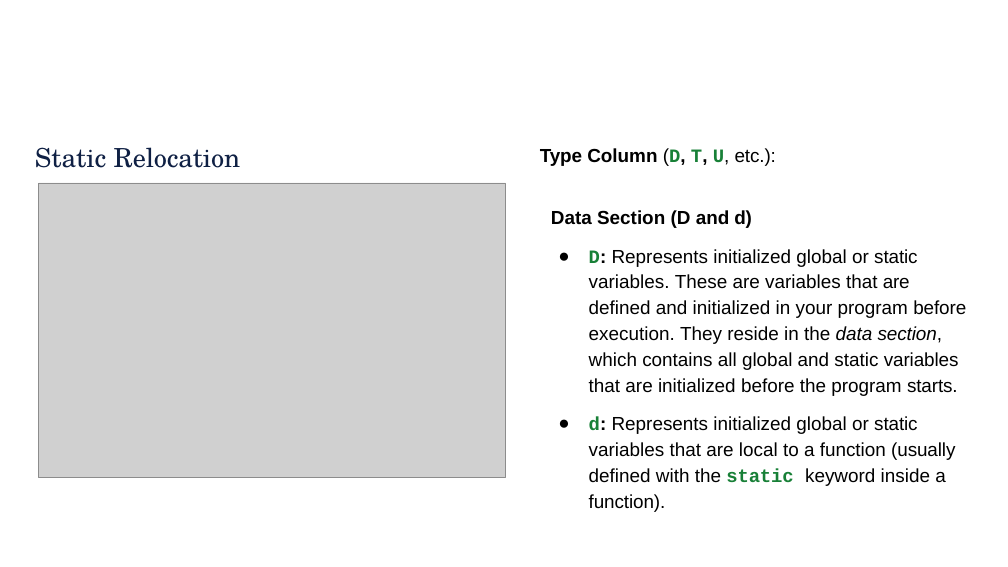
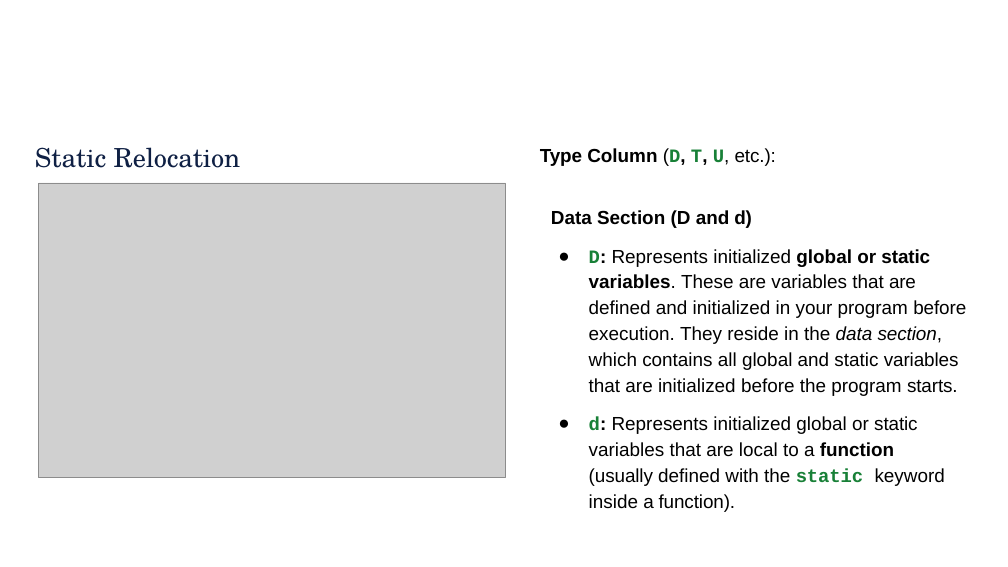
Before and after one commit to rbjohns8/CSC362-Spring-2026, a slide deck: slide 20 of Lecture Slides/11 - Static Libraries and Relocation Techniques.pptx. Drawn at 1008x567 pixels with LibreOffice and Linux fonts; fonts in the diff are those of the drawing; grey boxes stand for pictures; background and template pictures are left out. Boxes give left, top, right and bottom in pixels: in the first picture for what was removed or moved away, otherwise in the second. Text is boxed around its words. In the diff, an @@ line names an element or a change of style, - is before the commit and + after.

```diff
--- a/Lecture Slides/11 - Static Libraries and Relocation Techniques.pptx
+++ b/Lecture Slides/11 - Static Libraries and Relocation Techniques.pptx
@@ text at (589, 249, 966, 512): bold on in "global or static variables.", "function" @@
```
Also in this commit, not shown: 10 other slides changed.
